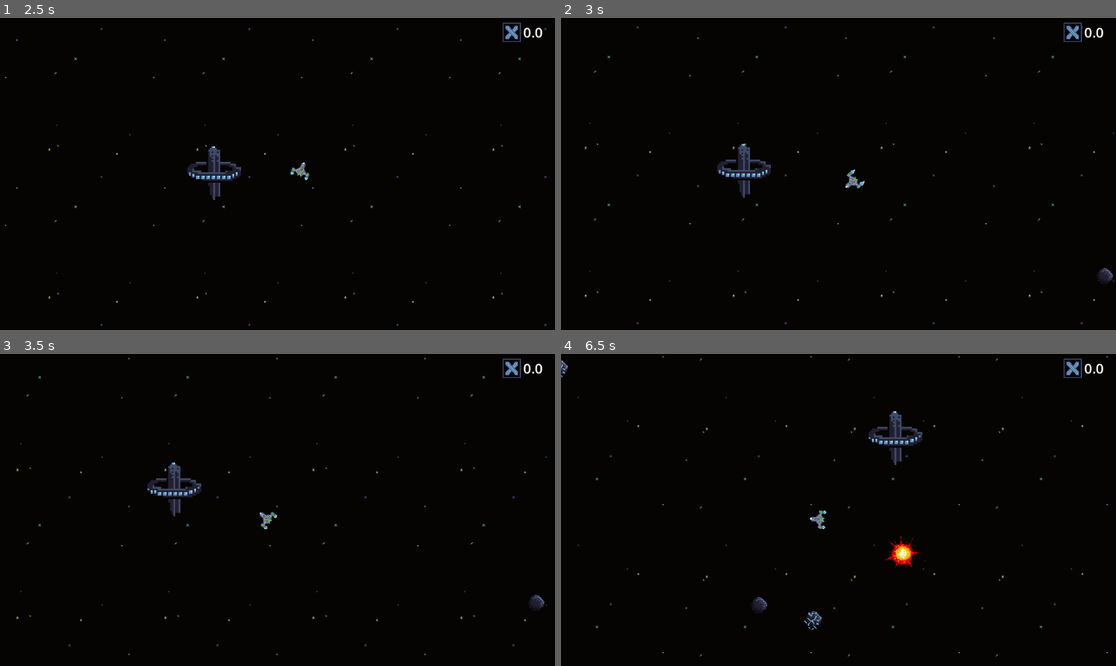
Above: before the commit, frames 1-4 (two rows, left to right).
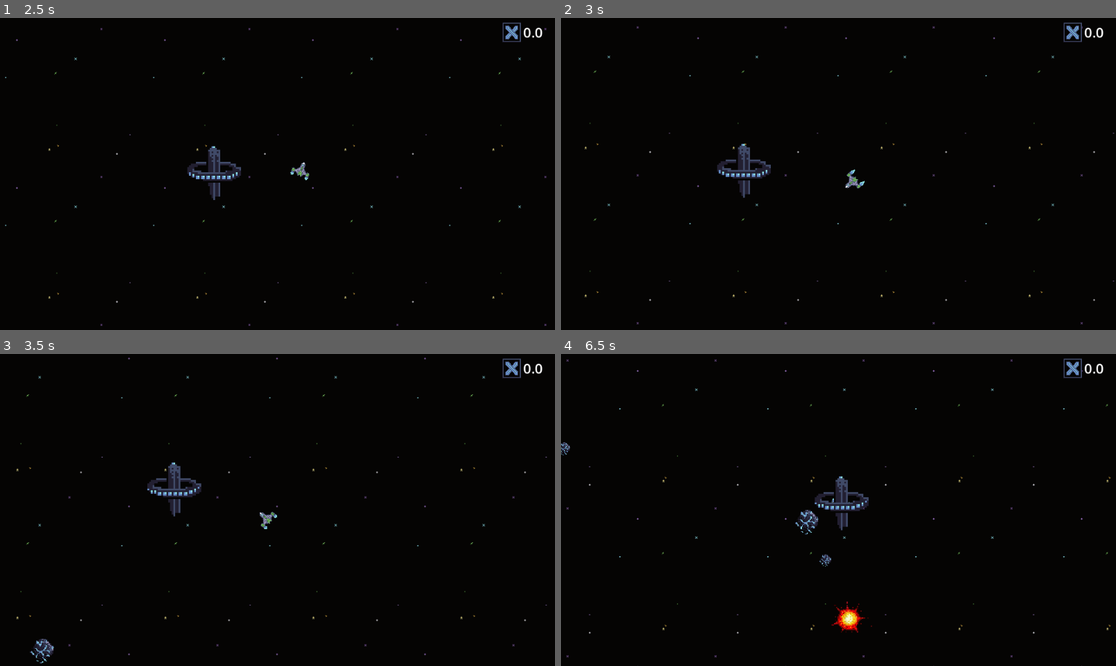
Above: after the commit, the same moments.

Repository: JoshPattman/microjam-034
Game: Godot game, scene res://scenes/game.tscn
Same seed, same stepped clock (60 frames per second), same inputs: the game is played once before the commit and once after it. Sound files missing from this copy of the repository are replaced by a short silence.
Inputs:
- Up to frame 1 (2.5 s): tap Enter at 0.5 s; hold D (player_right) 0.53-1.28 s; tap Shift (player_boost) at 0.6 s; tap Space at 1.25 s; hold S (player_back) 1.28-2.03 s; tap Ctrl (player_break) at 1.35 s; hold D (player_right) from 2.03 s (still down); tap E (player_collect) at 2.1 s
- Up to frame 2 (3 s): release D (player_right) at 2.78 s; hold W (player_forward) from 2.78 s (still down); tap 2 (player_place_bouncer) at 2.85 s
- Up to frame 3 (3.5 s): keep holding W (player_forward)
- Up to frame 4 (6.5 s): release W (player_forward) at 3.53 s; hold A (player_left) 3.53-5.03 s; tap 1 (player_place_shooter) at 3.6 s; tap Shift (player_boost) at 4.35 s; hold S (player_back) 5.03-5.78 s; hold Ctrl (player_break) 5.03-5.78 s; hold D (player_right) from 5.78 s (still down); tap E (player_collect) at 5.85 s

Frame 1 is identical in both runs. In frame 2, less than 0.1% of the frame differs, in the area x 96-100%, y 80-86%; in frame 3, 0.3%; in frame 4, 2.7%, in the area x 0-100%, y 0-98%.

Commit message:
fix asteroid speed and sizs

Diff:
--- a/godot/game_objects/enemy_1.tscn
+++ b/godot/game_objects/enemy_1.tscn
@@ -47,7 +47,7 @@
 [node name="Enemy" type="CharacterBody2D"]
 script = ExtResource("1_0o6d6")
 speed = 350.0
-k_avoiding = 0.8
+k_avoiding = 1.0
 is_kamikazee = true
 kamikazee_explosion = ExtResource("2_k1174")
 metadata/_custom_type_script = "uid://ccw4ax373njdf"
--- a/godot/game_objects/explosion.tscn
+++ b/godot/game_objects/explosion.tscn
@@ -91,5 +91,5 @@
 
 [node name="AudioStreamPlayer" type="AudioStreamPlayer" parent="."]
 stream = ExtResource("3_1eu3y")
-volume_db = -21.427
+volume_db = -41.286
 autoplay = true
--- a/godot/scripts/asteroid.gd
+++ b/godot/scripts/asteroid.gd
@@ -1,4 +1,6 @@
 class_name Asteroid extends CustomRigidbody2D
+
+@export var max_velocity: float = 100
 
 func _ready() -> void:
 	pass
@@ -6,3 +8,7 @@
 func _on_rb_collision(point: Vector2, normal: Vector2, other: CustomRigidbody2D) -> void:
 	if other is Asteroid:
 		real_velocity = real_velocity.bounce(normal)
+
+func _custom_physics_process(delta: float) -> void:
+	if real_velocity.length() > max_velocity:
+		real_velocity = real_velocity.normalized() * max_velocity
--- a/godot/scripts/game.gd
+++ b/godot/scripts/game.gd
@@ -69,12 +69,12 @@
 		for j in range(15):
 			var ox = randf_range(-250, 250)
 			var oy = randf_range(-250, 250)
-			_spawn_asteroid(Vector2(cx+ox, cy+oy), randf()>0.8, Vector2())
+			_spawn_asteroid(Vector2(cx+ox, cy+oy), randf()>0.8, Vector2(), 0.6+randf())
 
 func _spawn_meteroite() -> void:
-	_spawn_asteroid(_get_random_asteroid_spawn_loc(), randf()>0.8, Utils.get_random_unit_vector() * 30)
+	_spawn_asteroid(_get_random_asteroid_spawn_loc(), randf()>0.8, Utils.get_random_unit_vector() * 100, 0.6+randf())
 
-func _spawn_asteroid(at: Vector2, has_res: bool, velocity: Vector2) -> Asteroid:
+func _spawn_asteroid(at: Vector2, has_res: bool, velocity: Vector2, scale: float) -> Asteroid:
 	var instance: Asteroid
 	if !has_res:
 		instance = asteroid_scene.instantiate()
@@ -82,6 +82,7 @@
 		instance = resource_asteroid_scene.instantiate()
 	instance.global_position = at
 	instance.real_velocity = velocity
+	instance.scale *= scale
 	$Asteroids.add_child(instance)
 	return instance
 
